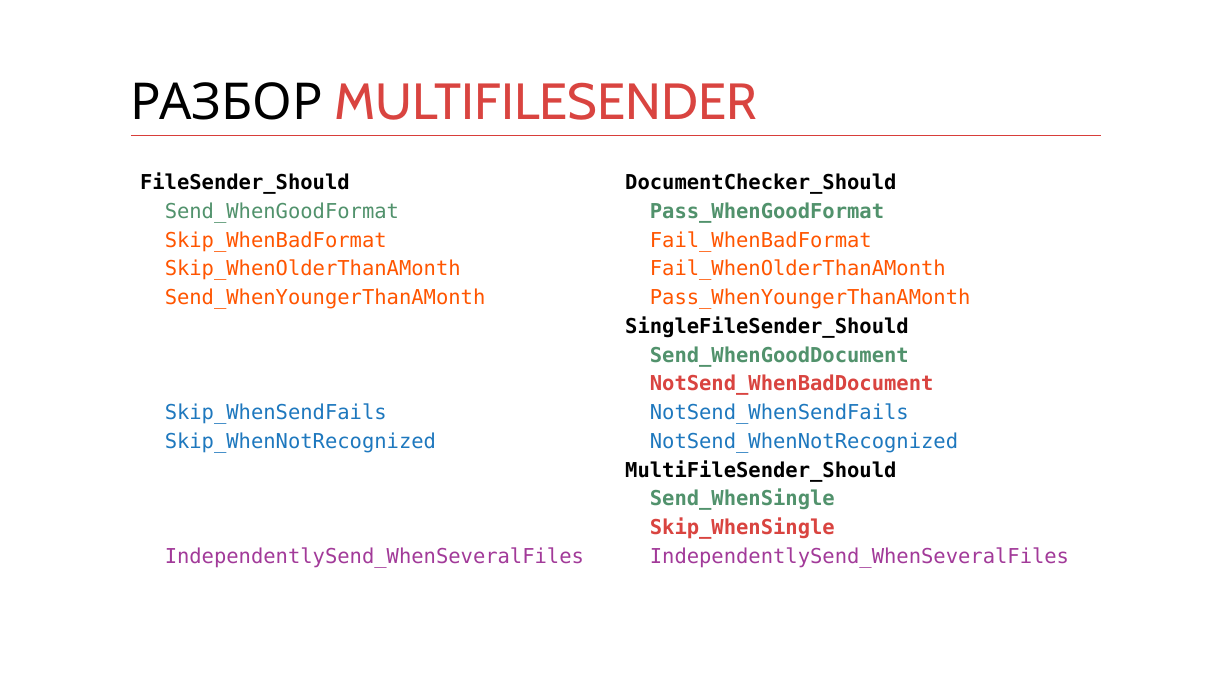
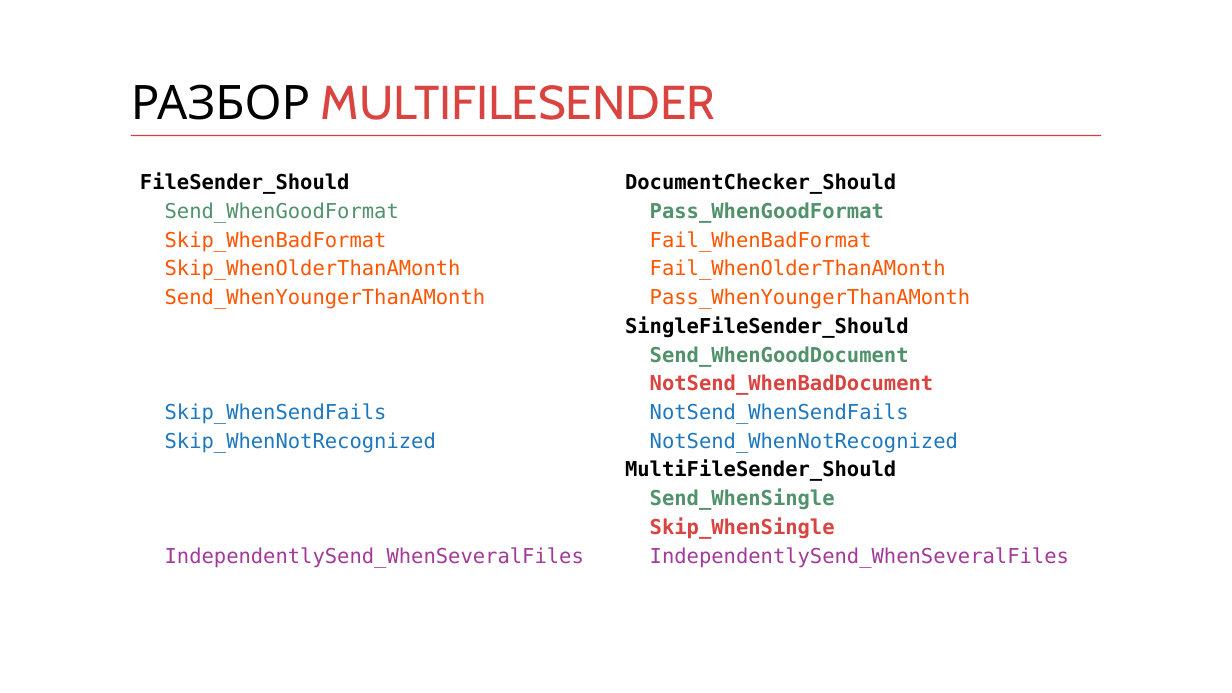
Before and after one commit to kontur-courses/mocks, a slide deck: slide 18 of mocks.pptx (slide 17 before the commit). Drawn at 1232x693 pixels with LibreOffice and Linux fonts; fonts in the diff are those of the drawing. Boxes give left, top, right and bottom in pixels: in the first picture for what was removed or moved away, otherwise in the second. Text is boxed around its words. In the diff, an @@ line names an element or a change of style, - is before the commit and + after.

```diff
--- a/mocks.pptx
+++ b/mocks.pptx
@@ text "РАЗБОР MULTIFILESENDER" at [131,84,715,120]: size 39.6 to 37 pt @@
```
Also in this commit, not shown: 19 other slides changed, 1 slide added.
